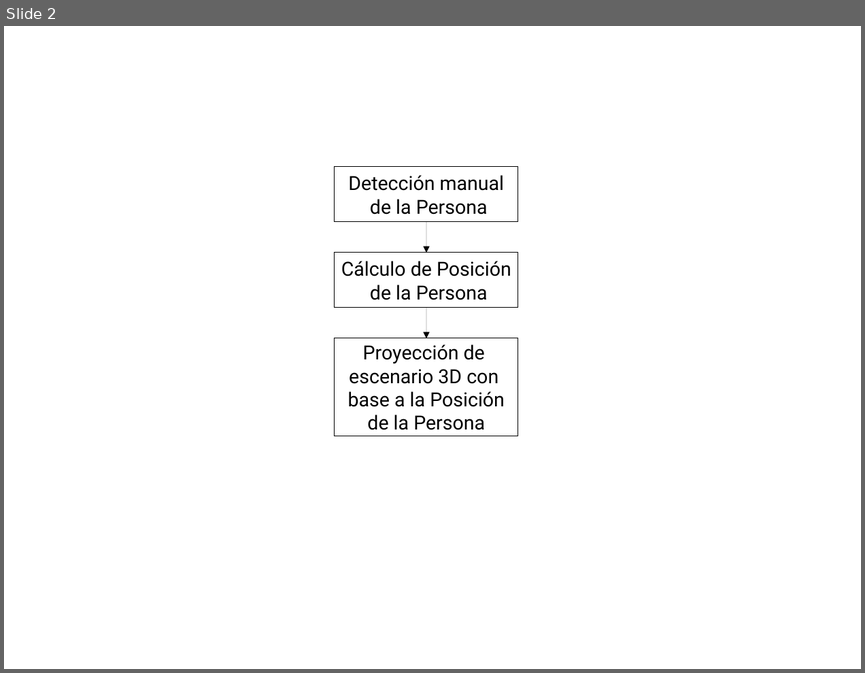
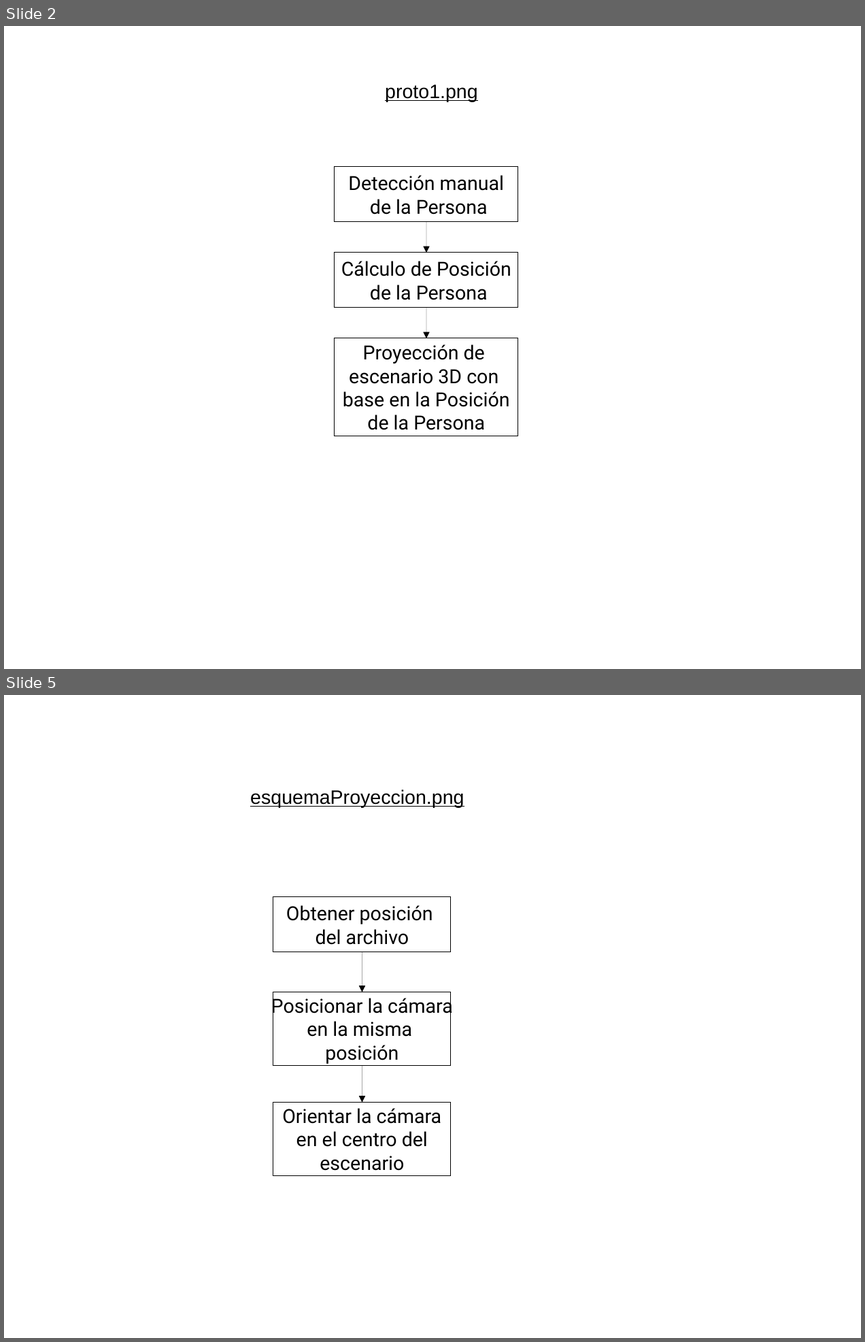
Before and after one commit to yadyguitar/Tesis, a slide deck: documentación/tesis/Diagramas.odp. Shown one above the other, each under a label of ours: slide 2 before the commit, slides 2 and 5 after it; the slides between them are not shown. The pictures are 865x673 and 865x1342 pixels, drawn with LibreOffice and Linux fonts; fonts in the diff are those of the drawing. Boxes give left, top, right and bottom in pixels: in the first picture for what was removed or moved away, otherwise in the second. Text is boxed around its words. In the diff, an @@ line names an element or a change of style, - is before the commit and + after.

```diff
--- a/documentación/tesis/Diagramas.odp
+++ b/documentación/tesis/Diagramas.odp
@@ slide 5 added at <box>4,695,861,1338</box>, background #FFFFFF @@
@@ text added at <box>250,790,464,807</box>, 18 pt, text #000000, underline @@
+esquemaProyeccion.png
@@ rectangle added at <box>273,897,450,952</box>, fill #FFFFFF, outline #000000 0 pt, 18 pt, text #000000 @@
+Obtener posición
+del archivo
@@ arrow added from (362, 952) to (362, 992), #000000 0 pt @@
@@ rectangle added at <box>273,992,450,1065</box>, fill #FFFFFF, outline #000000 0 pt, 18 pt, text #000000 @@
+Posicionar la cámara
+en la misma
+posición
@@ arrow added from (362, 1065) to (362, 1102), #000000 0 pt @@
@@ rectangle added at <box>273,1102,450,1176</box>, fill #FFFFFF, outline #000000 0 pt, 18 pt, text #000000 @@
+Orientar la cámara
+en el centro del
+escenario
@@ slide 2 changed as well @@
@@ text added at <box>385,84,478,101</box>, 18 pt, text #000000, underline @@
+proto1.png
@@ text in rectangle at <box>343,391,510,407</box>: text changed @@
-base a la Posición
+base en la Posición
```
Also in this commit, not shown: 1 other slide changed, 4 other slides added, 1 slide removed, 11 other files.
